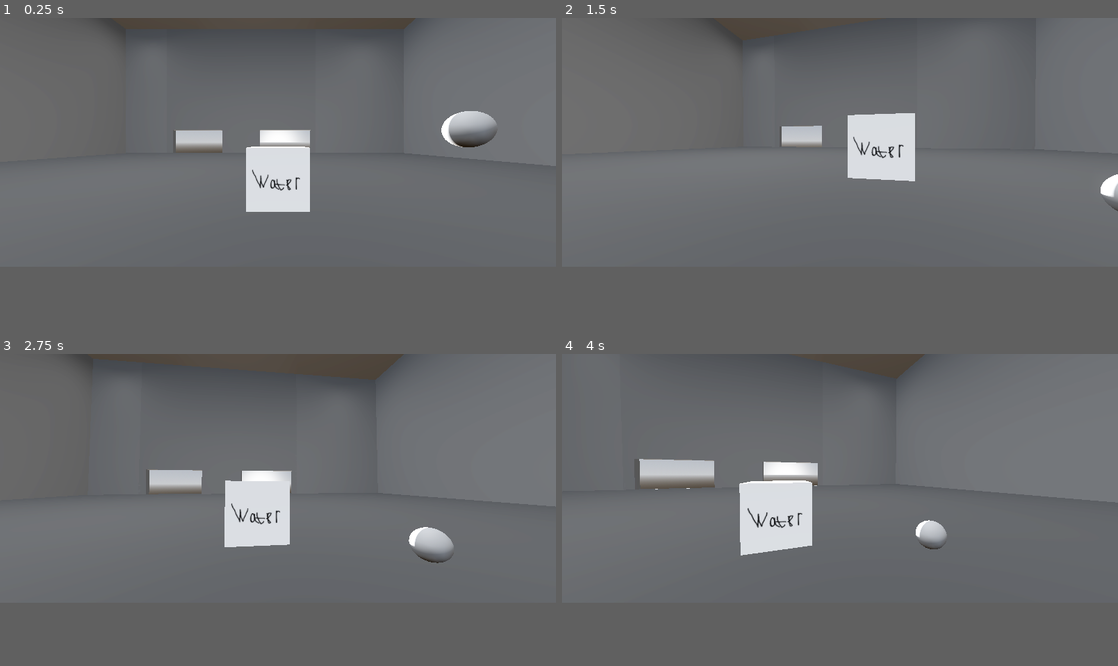
Above: before the commit, frames 1-4 (two rows, left to right).
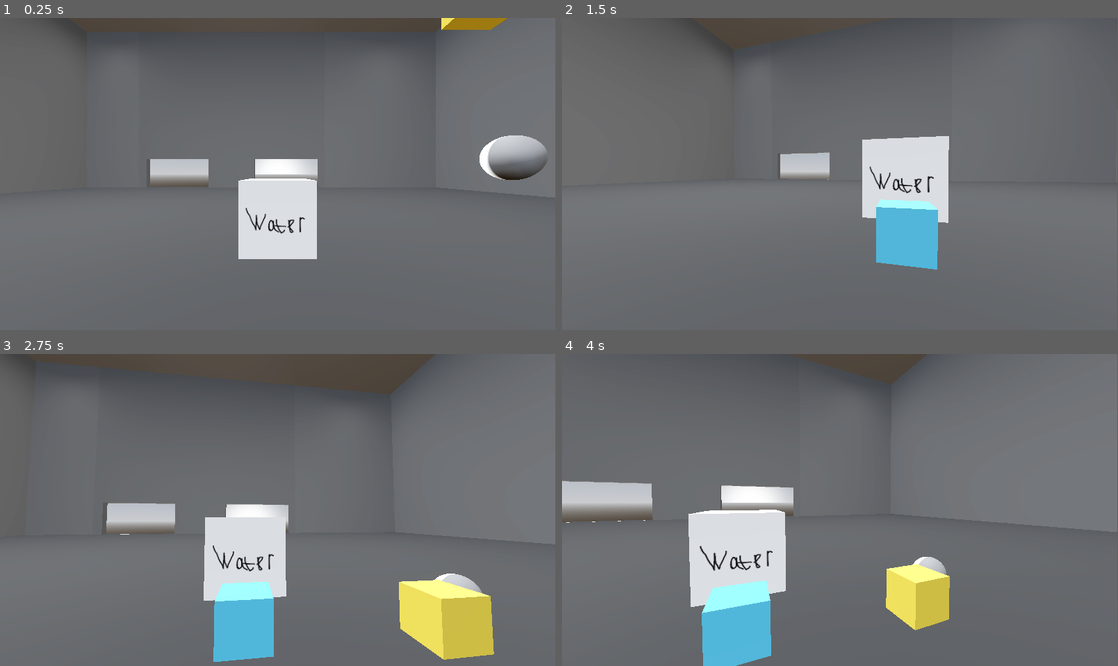
Above: after the commit, the same moments.

Repository: Meow-jar/Bread-factor
Game: Godot game, scene res://node_3d.tscn
Two runs of this game, one before a commit and one after it. Both use one fixed random seed, a clock stepped at 60 frames per second and the inputs below.
Inputs (mouse positions are in pixels of both pictures, inside the frame that each line leads up to):
- Up to frame 1 (0.25 s): no input
- Up to frame 2 (1.5 s): move the mouse to (867, 142) at 0.52 s; move the mouse to (812, 142) at 1.27 s
- Up to frame 3 (2.75 s): tap Enter at 2 s; move the mouse to (289, 472) at 2.02 s
- Up to frame 4 (4 s): move the mouse to (834, 481) at 2.77 s; tap Space at 3.5 s; move the mouse to (878, 481) at 3.52 s
In our replay, the window is 800x358 before the commit and 799x449 after it. These sizes can differ from the game's own. Grey fills any space a smaller window leaves; there, only what the larger window draws over its background counts as a difference.

The runs differ from the first frame. In frame 1, 8.5% of the frame differs, in the area x 10-99%, y 0-78%; in frame 2, 7.4%; in frame 3, 14%; in frame 4, 14%, in the area x 0-100%, y 0-100%.

Commit message:
build 0.2.6
1: почти работающая машина
2: реализовано поднятие предметов

Diff:
--- a/character_body_3d.tscn
+++ b/character_body_3d.tscn
@@ -7,9 +7,16 @@
 @export var max_pitch = 1.6
 @onready var player = $\".\"
 @onready var CAM = $camer/Camera3D
+
+@onready var camer = $camer
+@onready var pick_up_ray = $camer/Camera3D/RayCast3D
+@onready var hand = $camer/Camera3D/hand/MeshInstance3D
 const SPEED = 5.0
 const JUMP_VELOCITY = 4.5
 var gravity: float = ProjectSettings.get_setting(\"physics/3d/default_gravity\")
+var held_object = null
+var object_is_picked = false
+var hold_object = false
 func _ready():
 	Input.set_mouse_mode(Input.MOUSE_MODE_CAPTURED)
 
@@ -40,9 +47,30 @@
 		velocity.z = move_toward(velocity.z, 0, SPEED)
 
 	move_and_slide()
+	pickup()
+
+func pickup():
+	var object = pick_up_ray.get_collider()
+	if pick_up_ray.is_colliding():
+		if object.is_in_group(\"pickable\") and Input.is_action_just_pressed(\"action\"):
+			held_object = object
+			#held_object.colllision_layer = 2
+			object_is_picked = true
+
+	if Input.is_action_just_pressed(\"action\") and held_object and object_is_picked and hold_object:
+		held_object = null
+		object_is_picked = false
+		hold_object = false
+
+	if held_object and object_is_picked:
+		held_object.global_position = hand.global_position
+		held_object.global_rotation = hand.global_rotation
+		hold_object = true
 "
 
 [sub_resource type="CapsuleShape3D" id="CapsuleShape3D_iwpo4"]
+
+[sub_resource type="BoxMesh" id="BoxMesh_bu0v1"]
 
 [sub_resource type="CapsuleMesh" id="CapsuleMesh_bu0v1"]
 
@@ -59,11 +87,21 @@
 [node name="camer" type="Node3D" parent="." unique_id=1276813921]
 
 [node name="Camera3D" type="Camera3D" parent="camer" unique_id=1210975621]
-transform = Transform3D(1, 0, 0, 0, 1, 0, 0, 0, 1, 0, 0.6046821, -0.6166061)
+transform = Transform3D(1, 0, 0, 0, 1, 0, 0, 0, 1, 0, 0.6046821, -0.538921)
+
+[node name="RayCast3D" type="RayCast3D" parent="camer/Camera3D" unique_id=2135344369]
+transform = Transform3D(2, 0, 0, 0, -8.742278e-08, -2, 0, 2, -8.742278e-08, 0, 0, 4.7683716e-07)
+
+[node name="hand" type="Node3D" parent="camer/Camera3D" unique_id=341082545]
+
+[node name="MeshInstance3D" type="MeshInstance3D" parent="camer/Camera3D/hand" unique_id=1591494827]
+transform = Transform3D(0.04, 0, 0, 0, 0.2, 0, 0, 0, 0.2, -0.014862359, -0.20550257, -1.8598412)
+visible = false
+mesh = SubResource("BoxMesh_bu0v1")
 
 [node name="MeshInstance3D" type="MeshInstance3D" parent="." unique_id=2089664391]
 mesh = SubResource("CapsuleMesh_bu0v1")
 
 [node name="CollisionShape3D2" type="CollisionShape3D" parent="." unique_id=1667316309]
-transform = Transform3D(1, 0, 0, 0, 1, 0, 0, 0, 1, -0.008178711, 0.5892395, -0.5773985)
+transform = Transform3D(1, 0, 0, 0, 1, 0, 0, 0, 1, -0.008178711, 0.5892395, -0.53242296)
 shape = SubResource("CylinderShape3D_bu0v1")
--- a/mashine/mix_machine.tscn
+++ b/mashine/mix_machine.tscn
@@ -5,29 +5,52 @@
 
 [sub_resource type="GDScript" id="GDScript_uxm8v"]
 script/source = "extends Node3D
+var waterbool = false
+var flourbool = false
 @onready var player = $\"../player\"
-
+@onready var water = $\"../water\"
+@onready var frour = $\"../flour\"
 
 # Called when the node enters the scene tree for the first time.
 func _ready() -> void:
+
 	pass # Replace with function body.
 
 
 # Called every frame. 'delta' is the elapsed time since the previous frame.
 func _process(delta: float) -> void:
+	if waterbool == true and flourbool == true:
+		print(\"хлеб готов\")
 	pass
 
 
 func _on_water_tg_body_entered(body: Node3D) -> void:
-	if body == player:
-		print(\"отказано\")
-	else:
-		print(\"внутри\")
+	if body == water:
+		waterbool = true
+		print(\"water = \", waterbool)
+
 	pass # Replace with function body.
 
 
 func _on_water_tg_body_exited(body: Node3D) -> void:
-	print(\"не внутри\")
+	if body == water:
+		waterbool = false
+		print(\"water = \", waterbool)
+
+	pass # Replace with function body.
+
+
+func _on_flour_tg_body_entered(body: Node3D) -> void:
+	if body == frour:
+		flourbool = true
+		print(\"flour = \", flourbool)
+	pass # Replace with function body.
+
+
+func _on_flour_tg_body_exited(body: Node3D) -> void:
+	if body == frour:
+		flourbool = false
+		print(\"flour = \", flourbool)
 	pass # Replace with function body.
 "
 
@@ -67,3 +90,5 @@
 
 [connection signal="body_entered" from="water_tg" to="." method="_on_water_tg_body_entered"]
 [connection signal="body_exited" from="water_tg" to="." method="_on_water_tg_body_exited"]
+[connection signal="body_entered" from="flour_tg" to="." method="_on_flour_tg_body_entered"]
+[connection signal="body_exited" from="flour_tg" to="." method="_on_flour_tg_body_exited"]
--- a/node_3d.tscn
+++ b/node_3d.tscn
@@ -1,7 +1,9 @@
 [gd_scene format=3 uid="uid://dbjxh4suwijt7"]
 
 [ext_resource type="PackedScene" uid="uid://bbtjafp66ea74" path="res://mashine/mix_machine.tscn" id="3_a0tk4"]
+[ext_resource type="PackedScene" uid="uid://cjb7xj146tues" path="res://Ingredients/water.tscn" id="4_jka67"]
 [ext_resource type="PackedScene" uid="uid://b8vh7gqrqaqin" path="res://character_body_3d.tscn" id="4_r3fl7"]
+[ext_resource type="PackedScene" uid="uid://n33qro5pqfem" path="res://Ingredients/flour.tscn" id="5_i5arm"]
 [ext_resource type="PackedScene" uid="uid://c0fd6m3ph5ka3" path="res://factor.tscn" id="5_jka67"]
 
 [sub_resource type="ProceduralSkyMaterial" id="ProceduralSkyMaterial_a202f"]
@@ -30,9 +32,8 @@
 transform = Transform3D(1, 0, 0, 0, -0.99991995, -0.012653218, 0, 0.012653217, -0.99991995, 0, 19.711796, 0)
 shadow_enabled = true
 
-[node name="RigidBody3D" type="RigidBody3D" parent="." unique_id=9133563]
+[node name="RigidBody3D" type="RigidBody3D" parent="." unique_id=9133563 groups=["pickable"]]
 transform = Transform3D(1, 0, 0, 0, 1, 0, 0, 0, 1, 5.2180643, 6.255751, -5.0913954)
-mass = 1000.0
 
 [node name="CollisionShape3D" type="CollisionShape3D" parent="RigidBody3D" unique_id=540565812]
 shape = SubResource("SphereShape3D_a0tk4")
@@ -47,3 +48,9 @@
 
 [node name="mix_machine" parent="." unique_id=867410158 instance=ExtResource("3_a0tk4")]
 transform = Transform3D(1, 0, 0, 0, 1, 0, 0, 0, 1, 0, 4.443521, -6.6995406)
+
+[node name="water" parent="." unique_id=311863782 groups=["pickable"] instance=ExtResource("4_jka67")]
+transform = Transform3D(1, 0, 0, 0, 1, 0, 0, 0, 1, 0, 10.708844, -4.6398163)
+
+[node name="flour" parent="." unique_id=361582024 groups=["pickable"] instance=ExtResource("5_i5arm")]
+transform = Transform3D(1, 0, 0, 0, 1, 0, 0, 0, 1, 3.827176, 9.327146, -4.1711426)
--- a/project.godot
+++ b/project.godot
@@ -17,8 +17,9 @@
 
 [display]
 
-window/size/viewport_width=1519
-window/size/viewport_height=680
+window/size/viewport_width=1920
+window/size/viewport_height=1080
+window/size/borderless=true
 
 [input]
 
@@ -42,6 +43,11 @@
 "events": [Object(InputEventKey,"resource_local_to_scene":false,"resource_name":"","device":-1,"window_id":0,"alt_press …(192 unchanged characters)…
 ]
 }
+action={
+"deadzone": 0.2,
+"events": [Object(InputEventKey,"resource_local_to_scene":false,"resource_name":"","device":-1,"window_id":0,"alt_pressed":false,"shift_pressed":false,"ctrl_pressed":false,"meta_pressed":false,"pressed":false,"keycode":0,"physical_keycode":69,"key_label":0,"unicode":101,"location":0,"echo":false,"script":null)
+]
+}
 
 [physics]
 
